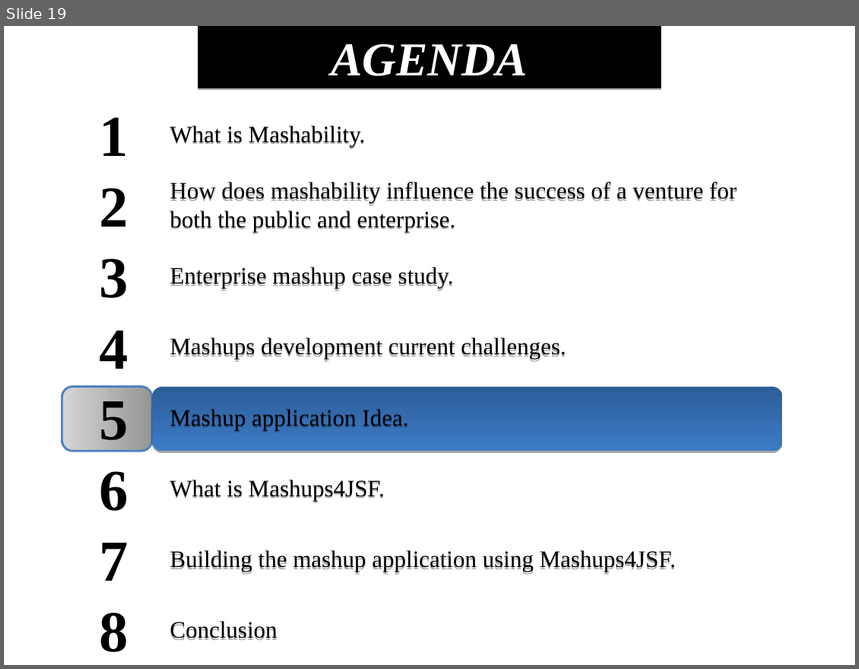
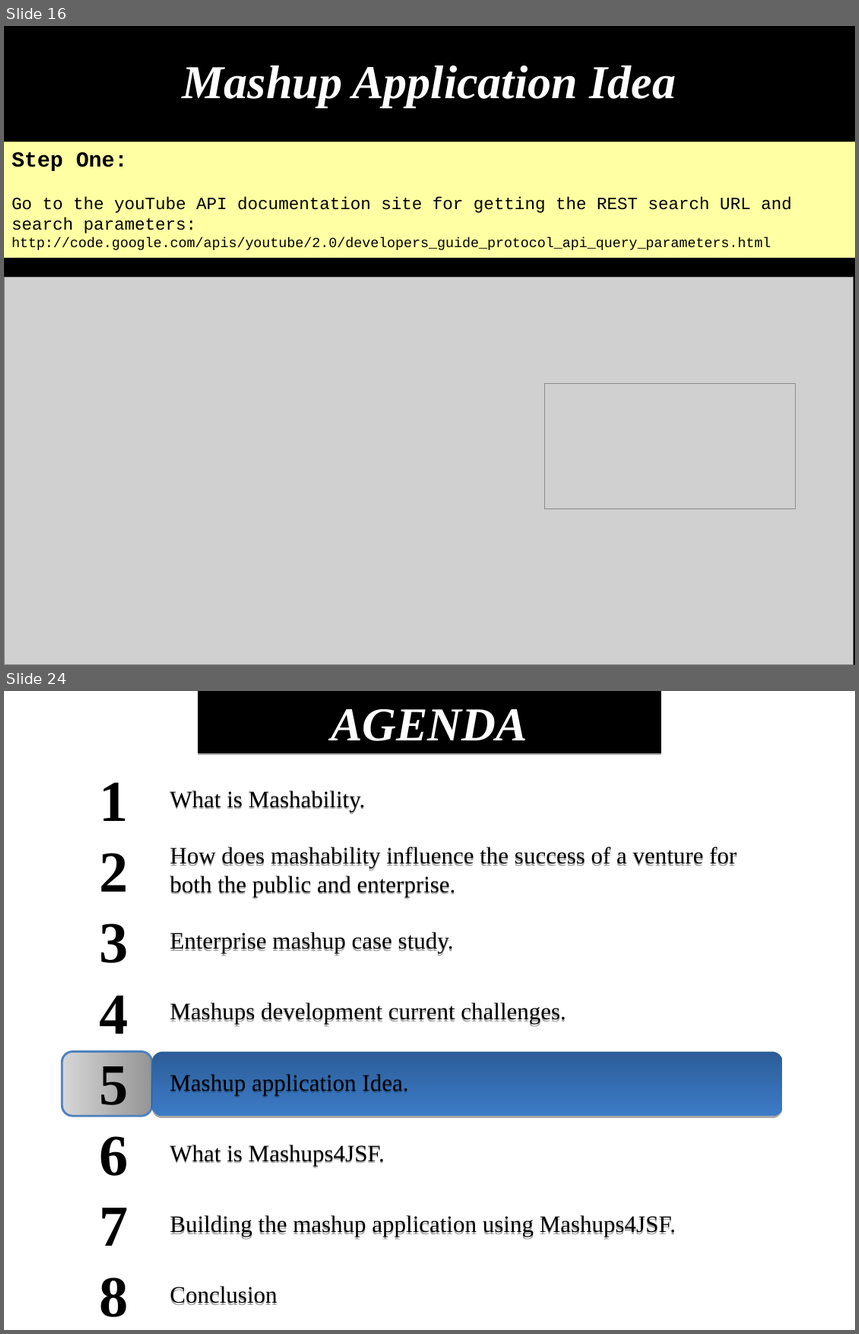
Before and after one commit to demo007/mashups4jsf, a slide deck: overview-architecture/JavaOne-2010/S314070_BURNS_SALEH_MASHUPS.odp. Shown one above the other, each under a label of ours: slide 19 before the commit, slides 16 and 24 after it; the slides between them are not shown. The pictures are 859x669 and 859x1334 pixels, drawn with LibreOffice and Linux fonts; fonts in the diff are those of the drawing; grey boxes stand for pictures. Boxes give left, top, right and bottom in pixels: in the first picture for what was removed or moved away, otherwise in the second. Text is boxed around its words. In the diff, an @@ line names an element or a change of style, - is before the commit and + after.

Commit message:
Adding more illustration to building the mashup application using the mashup provider APIs "directly".

```diff
--- a/overview-architecture/JavaOne-2010/S314070_BURNS_SALEH_MASHUPS.odp
+++ b/overview-architecture/JavaOne-2010/S314070_BURNS_SALEH_MASHUPS.odp
@@ slide 16 added at (4, 26, 855, 665), background #000000 @@
@@ title added at (47, 27, 813, 133), fill #000000, 44 pt, text #FFFFFF, bold, italic @@
+Mashup Application Idea
@@ rectangle added at (4, 142, 855, 258), fill #FFFFA3, 13 pt, text #000000 @@
+Step One:
+Go to the youTube API documentation site for getting the REST search URL and search parameters: http://code.google.com/apis/youtube/2.0/developers_guide_protocol_api_query_parameters.html
@@ picture added at (4, 277, 854, 665) @@
@@ picture added at (544, 383, 796, 509) @@
@@ what was slide 19 is now slide 24 @@
```
Also in this commit, not shown: 1 slide changed, 6 other slides added, 2 slides removed.
